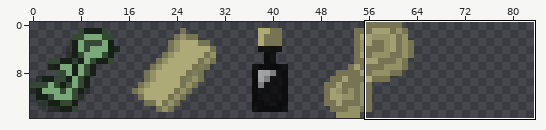
Sprite sheet: android/assets/room/items.png. Above, an overview of the earlier version with the close-up marked.
Close-up. Before:
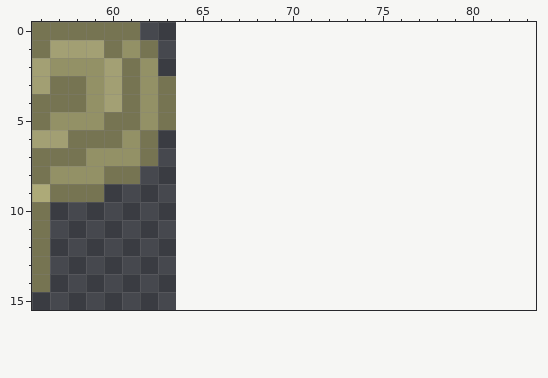
The file is 64x16 pixels. Pixels under 10% opacity are left out. Colours within 5 levels of each other are drawn and written as one. Shown: x 56..83, y 0..15. The old version is drawn lined up with the new one, on the new canvas. The wide view leaves out empty margins.
And afterwards:
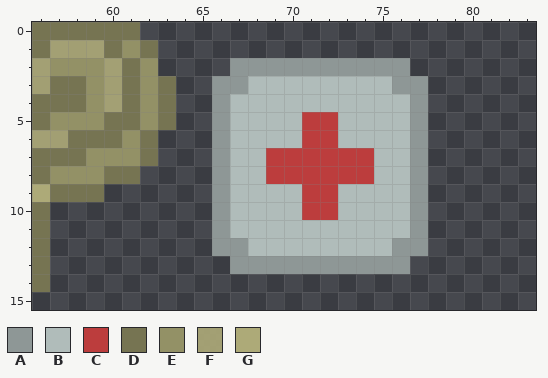
Palette (. is transparent): A #8e9796  B #b0bcba  C #bc3d3d  D #767452  E #939166  F #adaa78e6  G #adaa78
What changed:
{"change": "canvas 64x16 -> 128x16"}
{"y":2,"x":67,"old":"..........","new":"AAAAAAAAAA"}
{"y":3,"x":66,"old":"............","new":"AABBBBBBBBAA"}
{"y":4,"x":66,"old":"............","new":"ABBBBBBBBBBA"}
{"y":5,"x":66,"old":"............","new":"ABBBBCCBBBBA"}
{"y":6,"x":66,"old":"............","new":"ABBBBCCBBBBA"}
{"y":7,"x":66,"old":"............","new":"ABBCCCCCCBBA"}
{"y":8,"x":66,"old":"............","new":"ABBCCCCCCBBA"}
{"y":9,"x":66,"old":"............","new":"ABBBBCCBBBBA"}
{"y":10,"x":66,"old":"............","new":"ABBBBCCBBBBA"}
{"y":11,"x":66,"old":"............","new":"ABBBBBBBBBBA"}
{"y":12,"x":66,"old":"............","new":"AABBBBBBBBAA"}
{"y":13,"x":67,"old":"..........","new":"AAAAAAAAAA"}
{"label":"added","picture_box":[212,58,428,274]}
